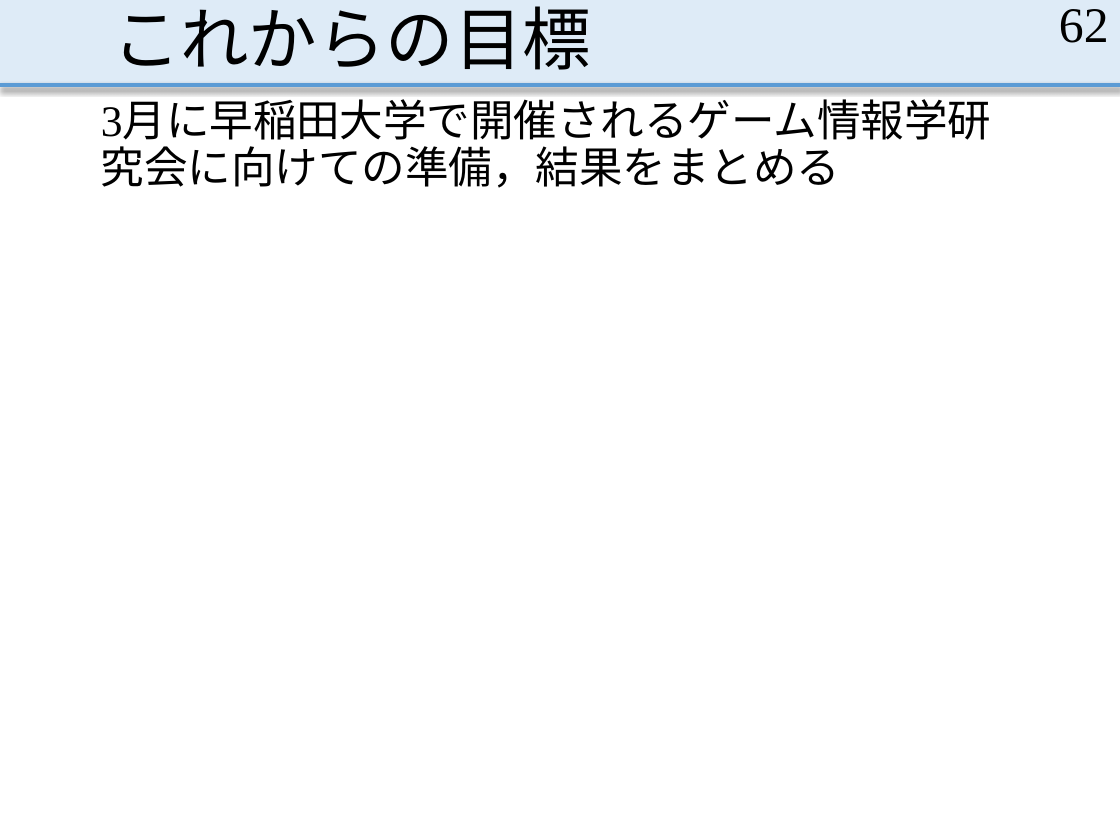
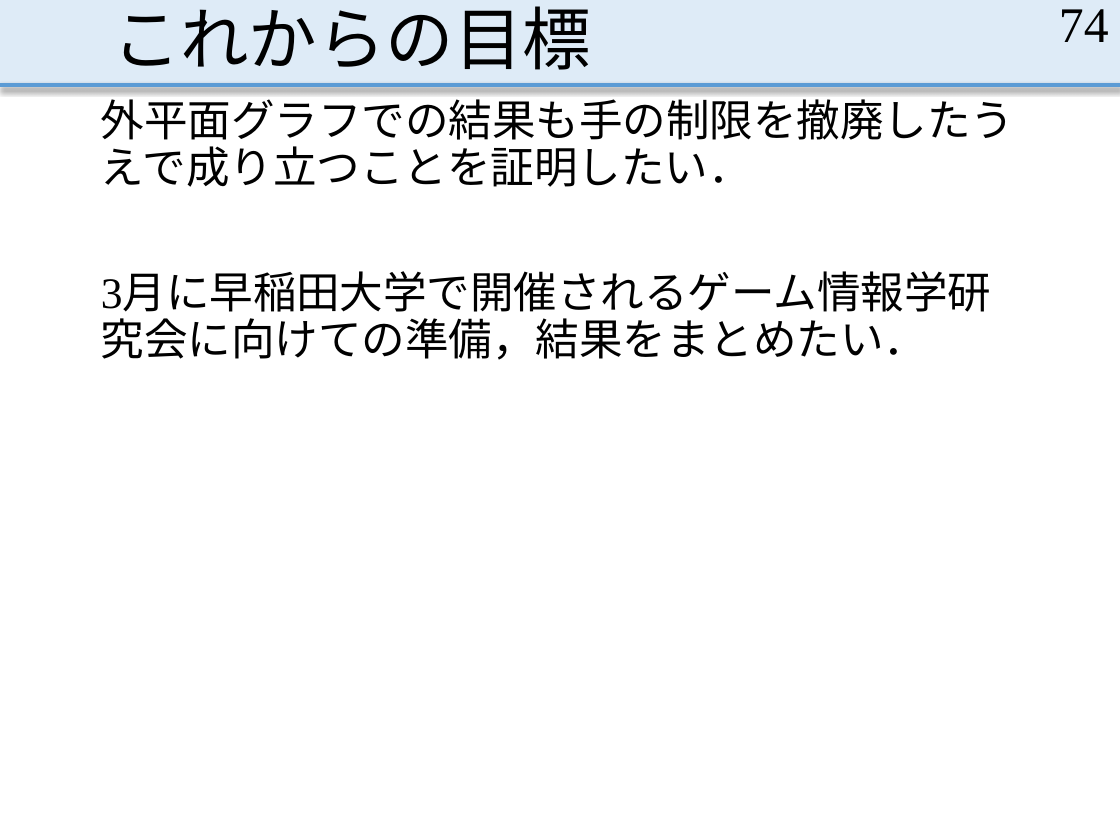
Before and after one commit to MasayaOda/SR, a slide deck: slide 74 of 191120oda.pptx (slide 62 before the commit). Drawn at 1120x840 pixels with LibreOffice and Linux fonts; fonts in the diff are those of the drawing. Boxes give left, top, right and bottom in pixels: in the first picture for what was removed or moved away, otherwise in the second. Text is boxed around its words. In the diff, an @@ line names an element or a change of style, - is before the commit and + after.

```diff
--- a/191120oda.pptx
+++ b/191120oda.pptx
@@ page number at bbox=[1059, 9, 1109, 42]: text changed @@
-62
+74
@@ text at bbox=[101, 92, 1014, 360]: text changed @@
-3月に早稲田大学で開催されるゲーム情報学研究会に向けての準備，結果をまとめる
+外平面グラフでの結果も手の制限を撤廃したうえで成り立つことを証明したい．
+3月に早稲田大学で開催されるゲーム情報学研究会に向けての準備，結果をまとめたい．
```
Also in this commit, not shown: 43 other slides changed, 14 slides added, 1 other file.
